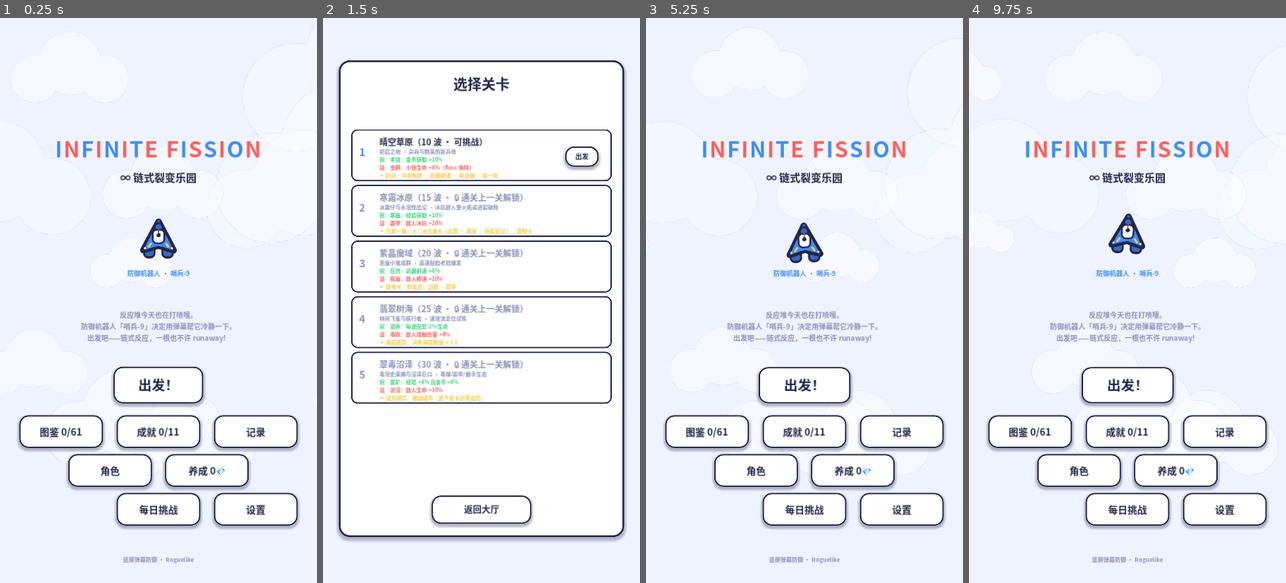
Above: before the commit, frames 1-4 (left to right).
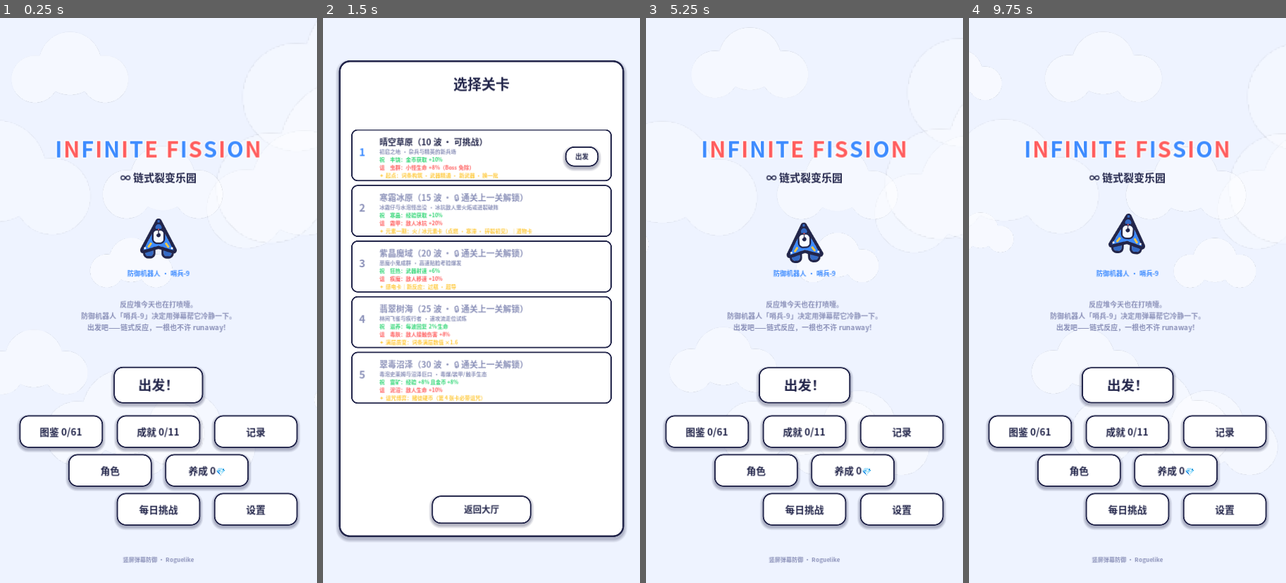
Above: after the commit, the same moments.

Repository: Genmer/Infinite-Fission
Game: Godot game, scene res://scenes/main.tscn
The game is run twice, just before and just after one commit, with the same random seed, the same clock (stepped at 60 frames per second) and the same inputs.
Inputs:
- Up to frame 1 (0.25 s): no input
- Up to frame 2 (1.5 s): click "出发！" at 0.5 s; click "图鉴 0/61" at 1.25 s
- Up to frame 3 (5.25 s): click "成就 0/11" at 2 s; click "记录" at 2.75 s; click "角色" at 3.5 s; click "养成 0💎" at 4.25 s; click "每日挑战" at 5 s
- Up to frame 4 (9.75 s): click "设置" at 5.75 s; click "✓ 开" at 6.5 s; click "✗ 关" at 7.25 s; click "✓ 开" at 8 s; click "✗ 关" at 8.75 s; click "返 回" at 9.5 s

The runs differ from the first frame. In frame 1, 1.2% of the frame differs, in the area x 25-74%, y 50-58%; in frame 2, nothing differs; in frame 3, 1.2%; in frame 4, 1.2%.

Commit message:
fix(R10b): 主菜单「继续上次进度」按钮压住剧情文案——布局修正
- 文案行 660→636 上移；继续按钮 (210,700,300×62)→(190,722,340×48) 字号 21→17，
  落位文案与出发按钮之间；实机截图确认无重叠

Diff:
--- a/scripts/ui/menu_screen.gd
+++ b/scripts/ui/menu_screen.gd
@@ -116,7 +116,7 @@
 		var line := Label.new()
 		StickerTheme.label_sticker(line, 16, PopPalette.INK_SOFT)
 		line.text = Lore.MENU_LINES[i]
-		line.position = Vector2(0.0, 660.0 + 26.0 * float(i))
+		line.position = Vector2(0.0, 636.0 + 26.0 * float(i))   # R10：上移给「继续上次进度」让位（原 660 与按钮重叠）
 		line.size = Vector2(720.0, 22.0)
 		line.horizontal_alignment = HORIZONTAL_ALIGNMENT_CENTER
 		_root.add_child(line)
@@ -159,10 +159,10 @@
 	_continue_btn = Button.new()
 	_continue_btn.name = "ContinueButton"
 	_continue_btn.text = "继续上次进度"
-	_continue_btn.add_theme_font_size_override("font_size", 21)
+	_continue_btn.add_theme_font_size_override("font_size", 17)
 	_continue_btn.add_theme_font_override("font", StickerTheme.font_bold())
-	_continue_btn.position = Vector2(210.0, 700.0)
-	_continue_btn.size = Vector2(300.0, 62.0)
+	_continue_btn.position = Vector2(190.0, 722.0)   # R10：文案（至 ~712）与出发（790）之间，不再压字
+	_continue_btn.size = Vector2(340.0, 48.0)
 	_continue_btn.pivot_offset = _continue_btn.size * 0.5
 	_continue_btn.pressed.connect(_on_continue_pressed)
 	_continue_btn.button_down.connect(func() -> void: StickerTheme.press_punch(_continue_btn))
Not shown, changed: FEEDBACK_TRACKER.md
